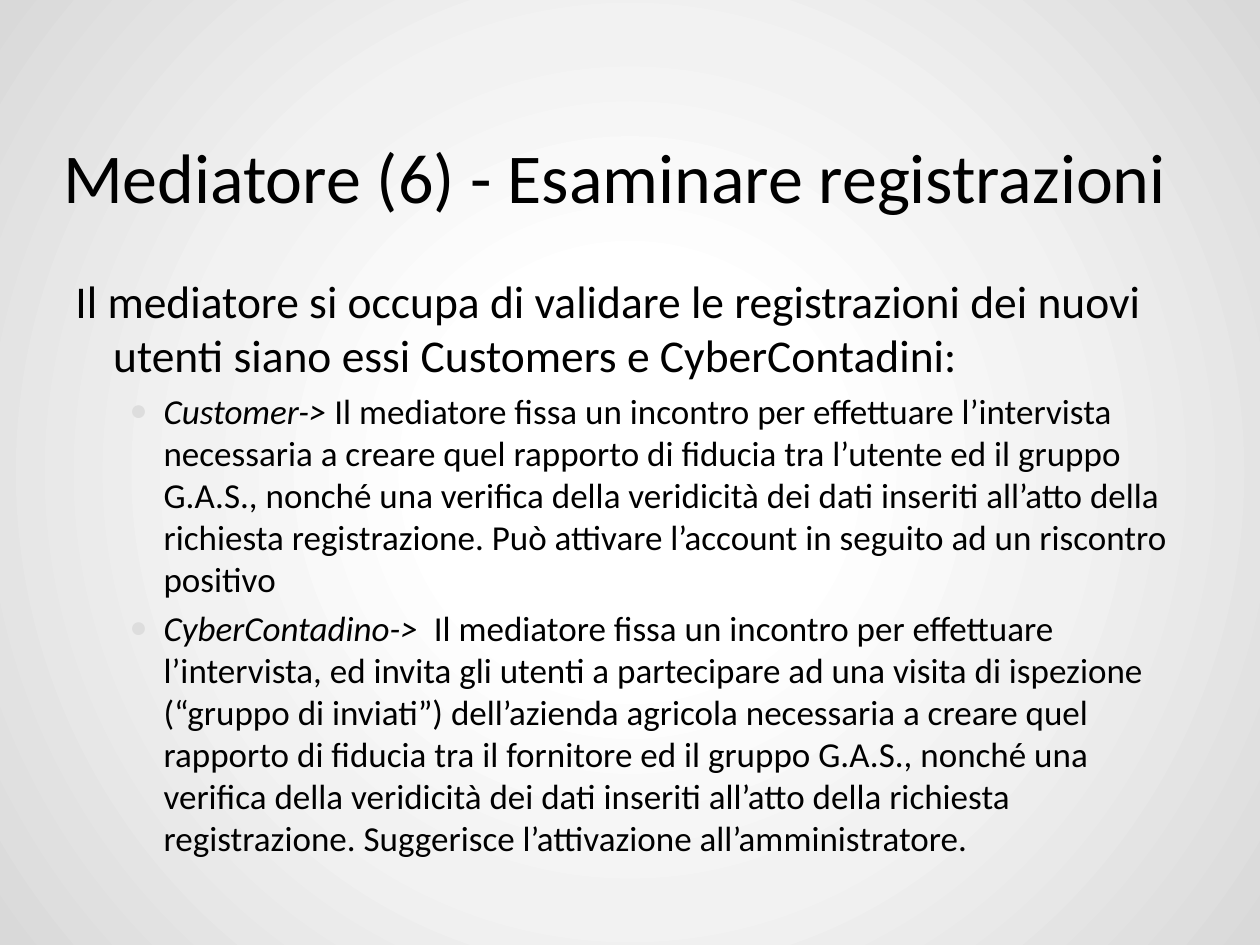
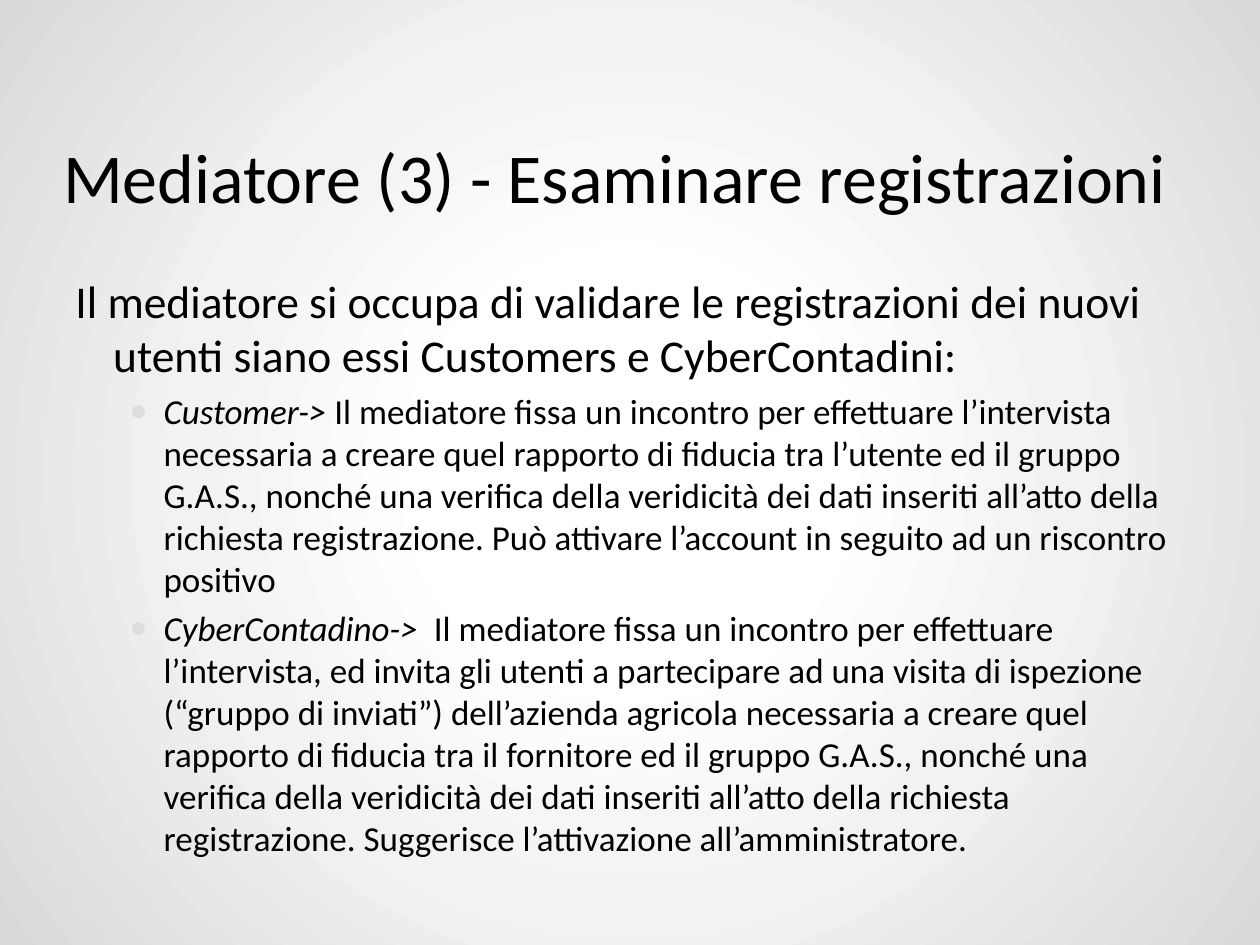
Before and after one commit to ZhangUranus/amicidelgas, a slide deck: slide 15 of SeamAmiciDelGas/risorse_gassose/presentazione_demo/SeamAmiciDelGas.pptx (slide 16 before the commit). Drawn at 1260x945 pixels with LibreOffice and Linux fonts; fonts in the diff are those of the drawing; background and template pictures are left out. Boxes give left, top, right and bottom in pixels: in the first picture for what was removed or moved away, otherwise in the second. Text is boxed around its words. In the diff, an @@ line names an element or a change of style, - is before the commit and + after.

```diff
--- a/SeamAmiciDelGas/risorse_gassose/presentazione_demo/SeamAmiciDelGas.pptx
+++ b/SeamAmiciDelGas/risorse_gassose/presentazione_demo/SeamAmiciDelGas.pptx
@@ title at box(63, 152, 1166, 215): text changed @@
-Mediatore (6) - Esaminare registrazioni
+Mediatore (3) - Esaminare registrazioni
```
Also in this commit, not shown: 16 other slides changed, 31 slides added, 2 slides removed.
